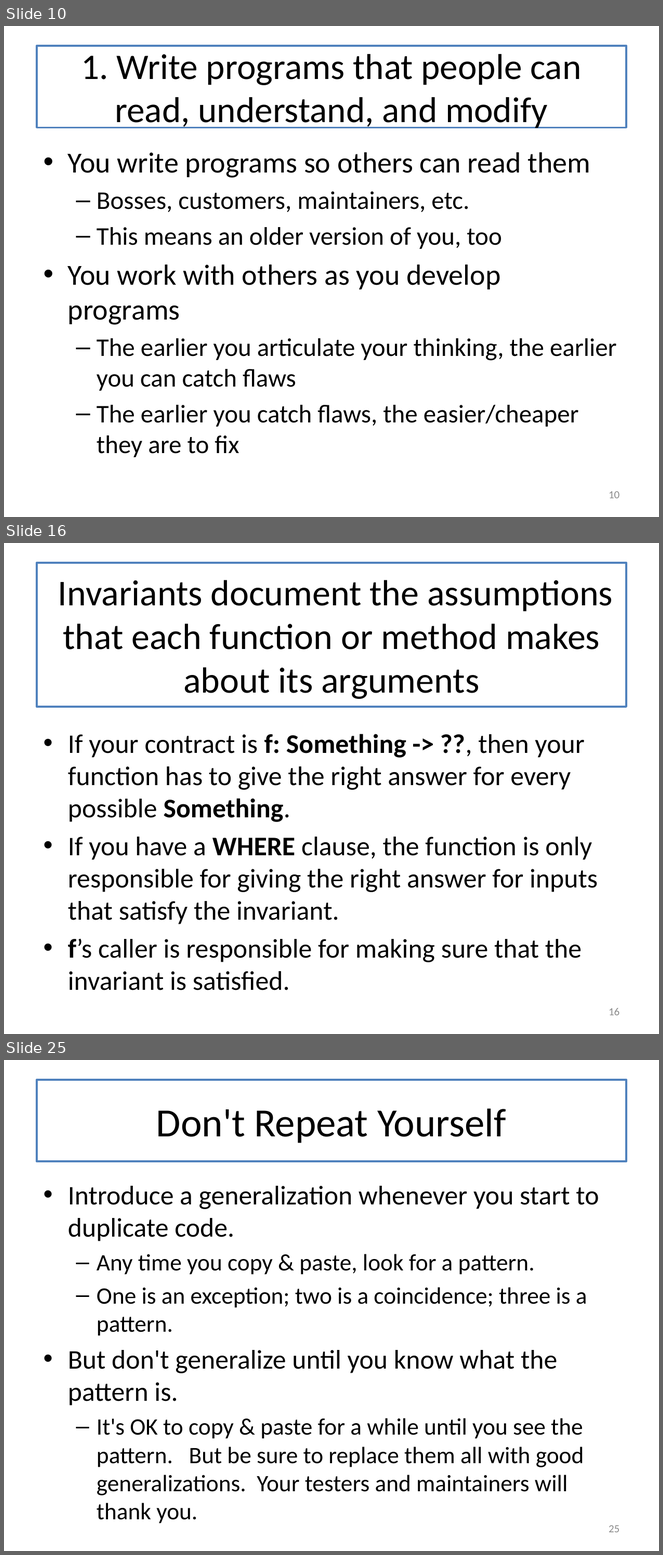
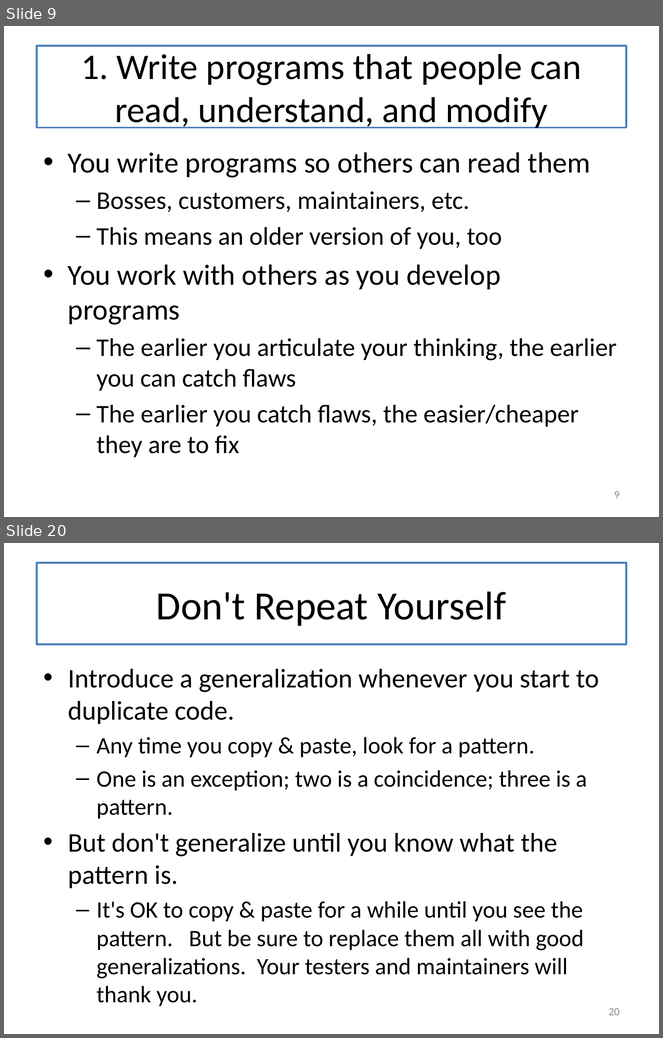
Before and after one commit to mwand/cs5010f17, a slide deck: Slides/Lesson 12.1 The Last Lecture.pptx. Shown one above the other, each under a label of ours: slides 10, 16 and 25 before the commit, slides 9 and 20 after it; the slides between them are not shown. The pictures are 663x1555 and 663x1038 pixels, drawn with LibreOffice and Linux fonts; fonts in the diff are those of the drawing. Boxes give left, top, right and bottom in pixels: in the first picture for what was removed or moved away, otherwise in the second. Text is boxed around its words. In the diff, an @@ line names an element or a change of style, - is before the commit and + after.

```diff
--- a/Slides/Lesson 12.1 The Last Lecture.pptx
+++ b/Slides/Lesson 12.1 The Last Lecture.pptx
@@ slide 16 removed at box(4, 543, 659, 1034), background #FFFFFF @@
@@ title removed at box(37, 563, 626, 707) @@
-Invariants document the assumptions that each function or method makes about its arguments
@@ text removed at box(68, 734, 598, 991) @@
-• If your contract is f: Something -> ??, then your function has to give the right answer for every possible Something.
-• If you have a WHERE clause, the function is only responsible for giving the right answer for inputs that satisfy the invariant.
-• f’s caller is responsible for making sure that the invariant is satisfied.
@@ page number removed at box(609, 1008, 620, 1016) @@
-16
@@ what was slide 10 is now slide 9 @@
@@ page number at box(614, 491, 620, 499): text changed @@
-10
+9
@@ what was slide 25 is now slide 20 @@
@@ page number at box(609, 1008, 620, 1016): text changed @@
-25
+20
```
Also in this commit, not shown: 11 slides changed, 1 slide added, 6 other slides removed, 3 other files.
